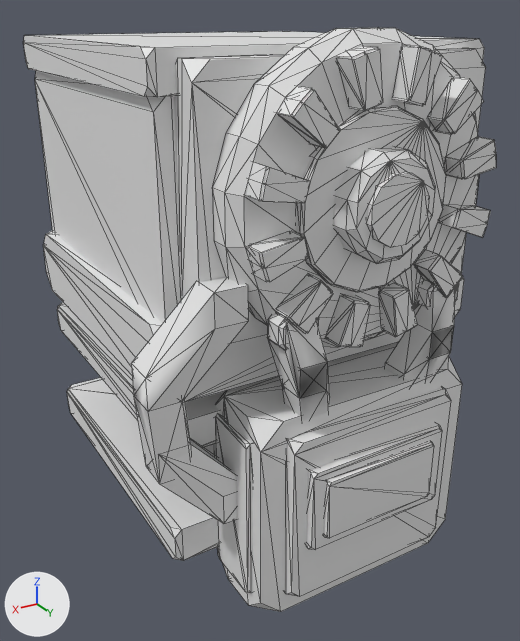
One commit to the OBJ model src/main/resources/assets/titanfall_movement/models/entity/phase_shift.obj: the scene before it, then after it.
Camera for both pictures: a camera (50 mm lens) standing at (5.07, 9.05, 9.92) and looking at (0.12, 0.81, 5.8). Every picture has the same lights, and +X, +Y and +Z are marked at lower left. The picture after the commit comes second. Mesh edges are drawn as thin lines. Where no turn or scale is listed for an object, it has been applied to the vertices. Vertices at exactly the same position are counted once.

In view in the first picture: 'coil', 'coil_glow', 'core', 'gauntlet', 'led'.
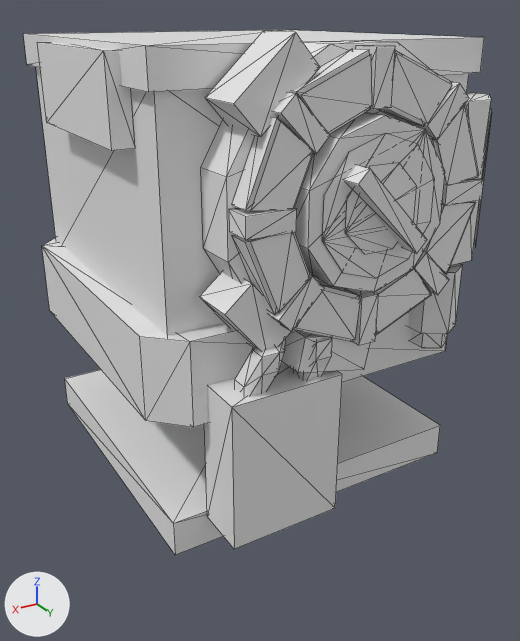
The change in detail:
me_coil is used by ob_coil; location (0.0, 0.0, 0.0).
me_coil had 120 vertices, 192 faces and spanned x -1.6..1.6, y 2.95..3.25, z 6.4..9.6.
me_coil now has 64 vertices, 80 faces and spans x -1.61..1.61, y 2.72..3.0, z 6.34..9.56.
me_coil part 1: the whole mesh is rebuilt.
me_coil_glow is used by ob_coil_glow; location (0.0, 0.0, 0.0).
me_coil_glow had 120 vertices, 192 faces and spanned x -1.58..1.58, y 3.0..3.28, z 6.42..9.58.
me_coil_glow now has 32 vertices, 16 faces and spans x -1.57..1.57, y 3.03, z 6.38..9.52.
me_coil_glow part 2: the whole mesh is rebuilt.
me_core is used by ob_core; location (0.0, 0.0, 0.0).
me_core had 24 vertices, 44 faces and spanned x -0.386..0.386, y 3.38..3.47, z 7.614..8.386.
me_core now has 8 vertices, 6 faces and spans x -0.48..0.48, y 3.16, z 7.47..8.43.
me_core part 3: the whole mesh is rebuilt.
me_gauntlet is used by ob_gauntlet; location (0.0, 0.0, 0.0).
me_gauntlet had 594 vertices, 1142 faces and spanned x -2.32..2.65, y -2.32..3.46, z 2.9..9.76.
me_gauntlet now has 283 vertices, 395 faces and spans x -2.42..2.42, y -2.42..3.37, z 3.55..9.74.
me_gauntlet part 4: a new loose piece, a box spanning x -2.25..2.25, y -2.25..2.25, z 9.2..9.62.
me_gauntlet part 5: a new loose piece, a box spanning x 2.15..2.42, y -0.9..1.55, z 8.55..9.55.
me_gauntlet part 6: a new loose piece, a box spanning x -2.25..2.25, y -2.25..2.25, z 3.55..4.05.
me_gauntlet part 7: a new loose piece, a 6-sided cylinder along z spanning x -1.86..-1.24, y 2.14..2.86, z 6.0..6.85.
me_gauntlet part 8: a new loose piece, a box spanning x 0.3..1.8, y 2.3..3.0, z 4.0..5.95.
me_gauntlet part 9: the loose piece of 80 vertices spanning x -1.76..1.76, y 2.45..3.0, z 6.24..9.76 is rebuilt with 24 vertices and now spans x -1.66..1.66, y 2.15..2.72, z 6.29..9.61.
me_gauntlet part 10: the loose piece of 64 vertices spanning x -1.0..1.0, y 2.95..3.1, z 7.0..9.0 is rebuilt with 20 vertices and now spans x -0.93..0.93, y 2.72..3.12, z 6.97..8.93.
me_gauntlet part 11: the loose piece of 48 vertices spanning x -0.6..0.6, y 2.95..3.4, z 7.4..8.6 is rebuilt with 8 vertices and now spans x -0.51..0.51, y 3.11..3.37, z 7.44..8.46.
me_gauntlet part 12: the loose piece of 24 vertices spanning x -2.18..2.18, y -2.18..2.18, z 6.3..9.2 is rebuilt with 8 vertices and now spans x -2.15..2.15, y -2.15..2.15, z 6.35..9.3.
me_gauntlet part 13: the loose piece of 24 vertices spanning x -2.32..2.32, y -2.32..2.32, z 5.75..6.7 is rebuilt with 16 vertices and now spans x -2.42..2.42, y -2.42..2.42, z 5.45..6.55.
me_gauntlet part 14: 10 loose pieces with 254 vertices, spanning x -2.26..2.26, y -2.26..3.46, z 3.2..9.6, are deleted.
me_gauntlet part 15: 100 vertices removed from x -1.95..2.65, y 2.05..3.33, z 2.9..9.5; 163 vertices added at x -2.32..1.79, y 2.15..3.14, z 5.75..9.74.
me_led is used by ob_led; location (0.0, 0.0, 0.0).
Verts and faces of me_led; kept vertices keep their numbers, new ones are numbered from 24.
me_led had 24 vertices, 44 faces and spanned x -0.82..0.82, y 3.4..3.52, z 4.1..4.9.
me_led now has 4 vertices, 2 faces and spans x -2.28..-1.95, y 2.45..2.78, z 7.1..8.8.
me_led part 16: the whole mesh is rebuilt.
Part 17, on me_led:
New vertex 24 is at (-2.28, 2.45, 7.1), pixel (474, 237).
New vertex 25 is at (-2.28, 2.45, 8.8), pixel (490, 107).
New vertex 26 is at (-1.95, 2.78, 8.8), pixel (491, 112).
New vertex 27 is at (-1.95, 2.78, 7.1), pixel (475, 247).
New faces: (24, 25, 26), (24, 26, 27).

Location of each change, (x1, y1, x2, y2) in pixels of the pictures (520 x 641 px; the box of a moved part takes in the faces that stretch with it):
'gauntlet', reshaped (10% shorter)
    before: (23, 28, 486, 612)
    after: (23, 30, 491, 555)
'coil_glow', reshaped (8% narrower)
    before: (249, 47, 496, 347)
    after: (250, 54, 478, 340)
'coil', reshaped
    before: (246, 45, 494, 347)
    after: (231, 49, 479, 342)
'led', reshaped (84% narrower, 42% taller)
    before: (324, 441, 434, 538)
    after: (475, 108, 492, 246)
'core', reshaped (14% wider, 19% taller)
    before: (367, 172, 430, 248)
    after: (345, 163, 417, 254)
part 4 of me_gauntlet, added
    after: (23, 30, 484, 92)
part 5 of me_gauntlet, added
    after: (38, 42, 135, 151)
part 6 of me_gauntlet, added
    after: (65, 370, 440, 555)
part 7 of me_gauntlet, added
    after: (408, 263, 462, 334)
part 8 of me_gauntlet, added
    after: (204, 364, 342, 549)
part 9 of me_gauntlet, rebuilt (mostly hidden afterwards)
    before: (213, 28, 479, 347)
    after: (201, 41, 428, 333)
part 10 of me_gauntlet, rebuilt
    before: (296, 106, 446, 292)
    after: (294, 112, 445, 293)
part 11 of me_gauntlet, rebuilt (19% narrower, 24% shorter)
    before: (333, 146, 435, 264)
    after: (345, 165, 427, 254)
part 12 of me_gauntlet, rebuilt
    before: (35, 71, 183, 323)
    after: (36, 67, 469, 336)
part 13 of me_gauntlet, rebuilt (10% taller)
    before: (43, 231, 464, 402)
    after: (42, 238, 446, 427)
part 14 of me_gauntlet, deleted
    before: (23, 31, 484, 597)
part 15 of me_gauntlet, moved or reshaped
    before: (131, 49, 486, 612)
    after: (199, 31, 491, 397)
part 16 of me_led, deleted
    before: (324, 441, 434, 538)
part 17 of me_led, added
    after: (475, 108, 492, 246)
